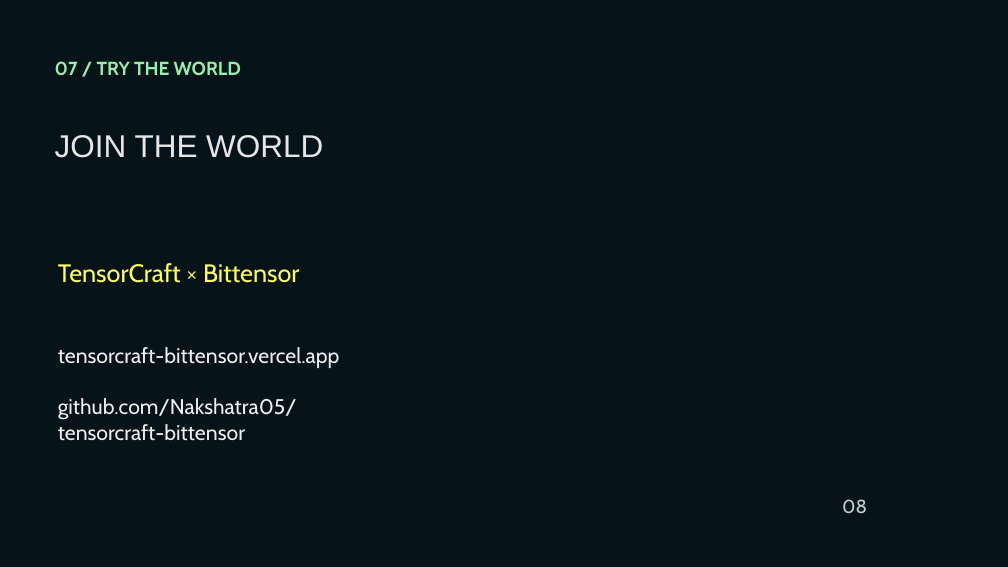
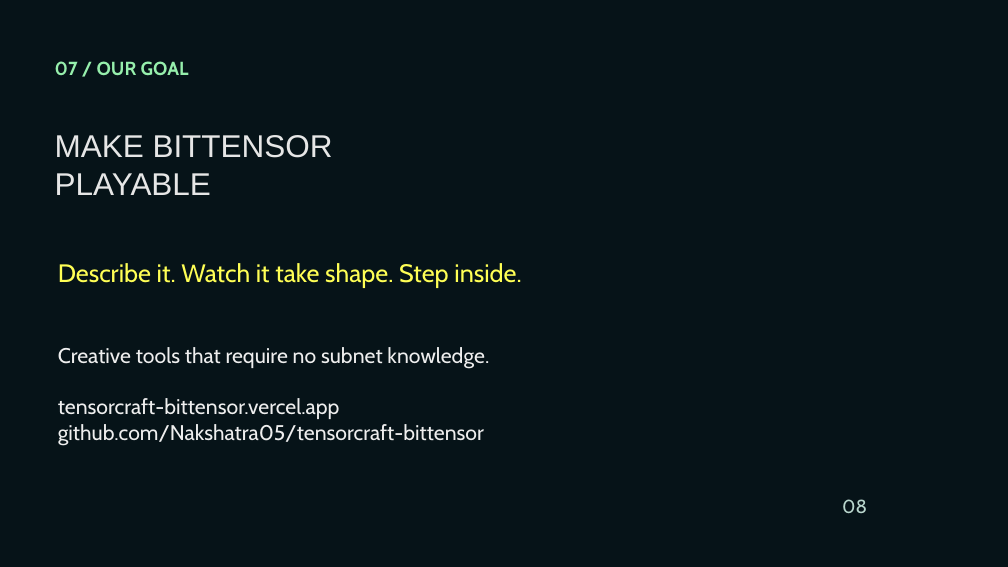
Before and after one commit to Nakshatra05/tensorcraft-bittensor, a slide deck: slide 8 of presentation/TensorCraft-Bittensor-Pitch.pptx. Drawn at 1008x567 pixels with LibreOffice and Linux fonts; fonts in the diff are those of the drawing; background and template pictures are left out. Boxes give left, top, right and bottom in pixels: in the first picture for what was removed or moved away, otherwise in the second. Text is boxed around its words. In the diff, an @@ line names an element or a change of style, - is before the commit and + after.

Commit message:
Reshape pitch around Bittensor world-building narrative

```diff
--- a/presentation/TensorCraft-Bittensor-Pitch.pptx
+++ b/presentation/TensorCraft-Bittensor-Pitch.pptx
@@ text at (55, 61, 189, 76): text changed @@
-07 / TRY THE WORLD
+07 / OUR GOAL
@@ text at (55, 135, 333, 195): text changed @@
-JOIN THE WORLD
+MAKE BITTENSOR
+PLAYABLE
@@ text at (58, 263, 521, 288): text changed @@
-TensorCraft × Bittensor
+Describe it. Watch it take shape. Step inside.
@@ text at (58, 347, 489, 369): paragraph added @@
+Creative tools that require no subnet knowledge.
@@ text at (58, 424, 484, 446): text changed @@
-github.com/Nakshatra05/
-tensorcraft-bittensor
+github.com/Nakshatra05/tensorcraft-bittensor
```
Also in this commit, not shown: 5 other slides changed, 2 slides added, 2 slides removed.
